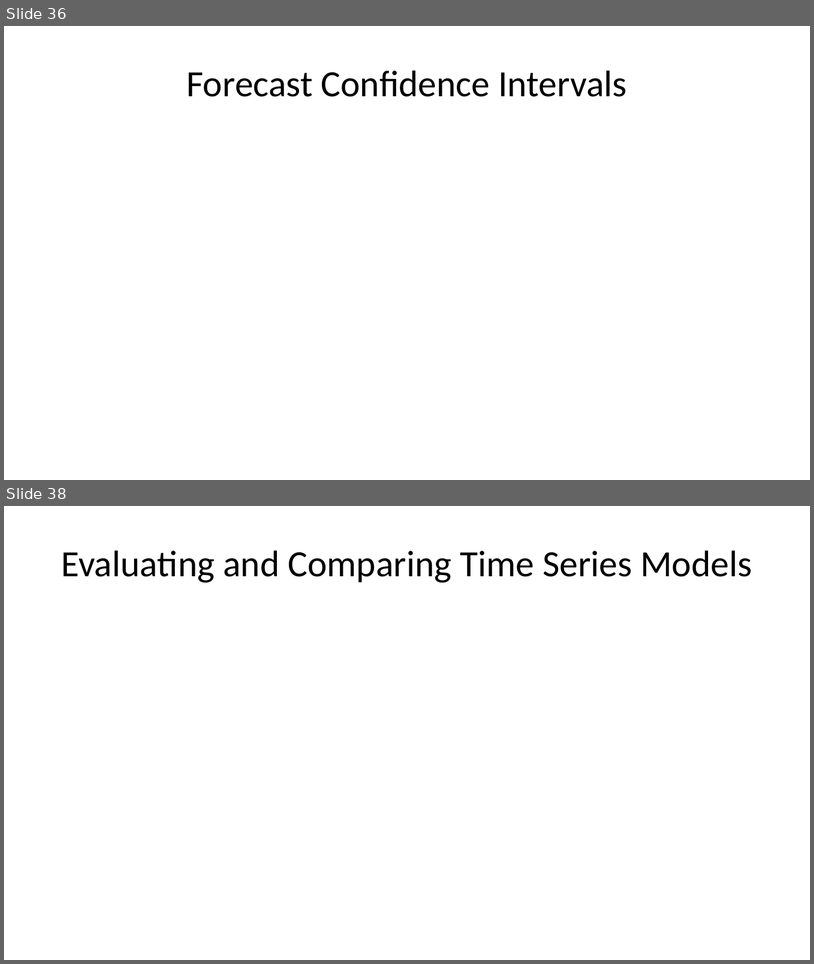
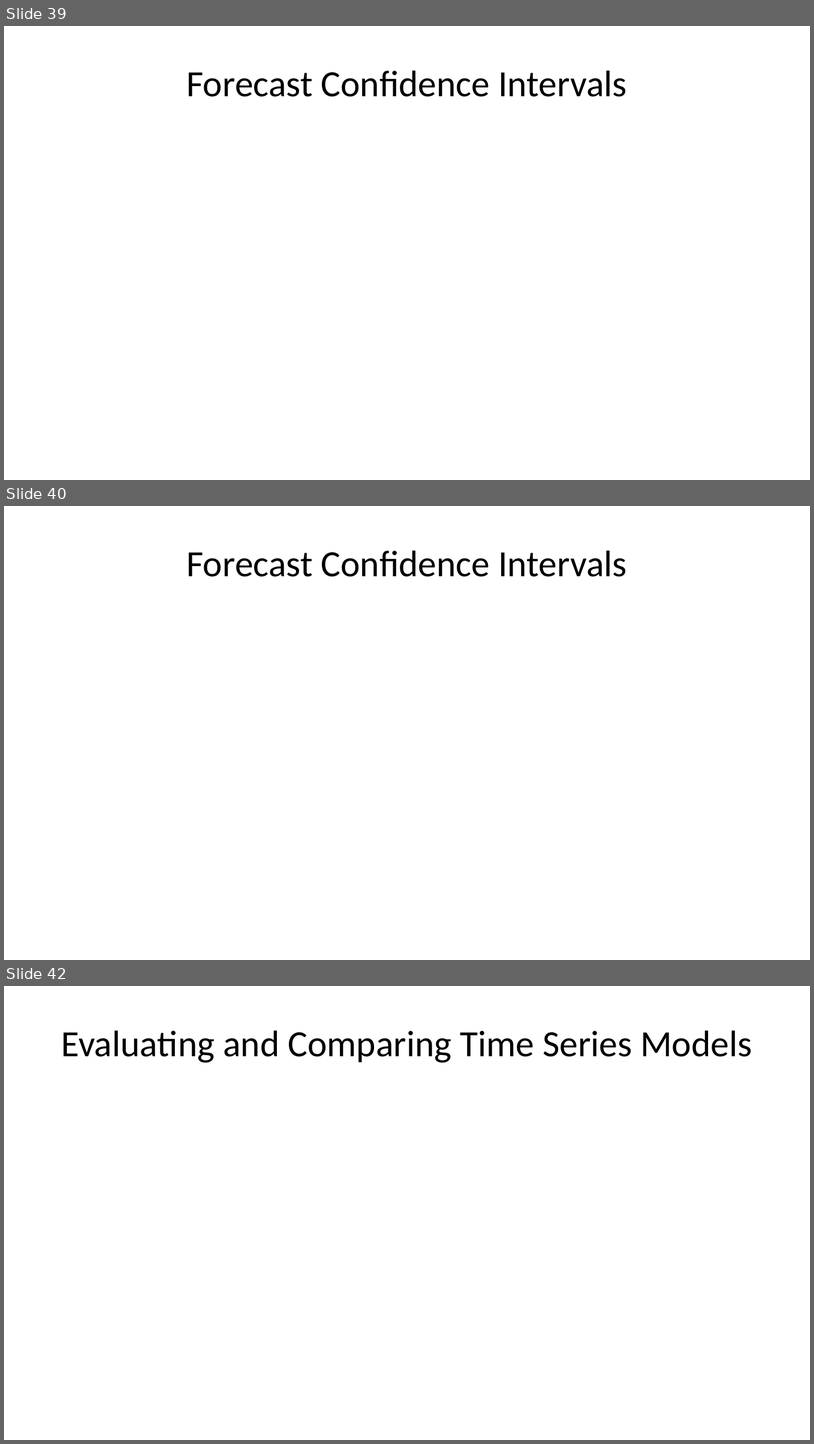
Before and after one commit to StephenElston/CSCI-E-83, a slide deck: LectureSlides/12_IntroductionToTimeSeriesForecasting.pptx. Shown one above the other, each under a label of ours: slides 36 and 38 before the commit, slides 39, 40 and 42 after it; the slides between them are not shown. The pictures are 814x964 and 814x1444 pixels, drawn with LibreOffice and Linux fonts; fonts in the diff are those of the drawing; grey boxes stand for pictures. Boxes give left, top, right and bottom in pixels: in the first picture for what was removed or moved away, otherwise in the second. Text is boxed around its words. In the diff, an @@ line names an element or a change of style, - is before the commit and + after.

```diff
--- a/LectureSlides/12_IntroductionToTimeSeriesForecasting.pptx
+++ b/LectureSlides/12_IntroductionToTimeSeriesForecasting.pptx
@@ slide 40 added at bbox=[4, 506, 810, 960], background #FFFFFF @@
@@ title added at bbox=[187, 550, 627, 577], 33 pt, text #000000 @@
+Forecast Confidence Intervals
@@ what was slide 36 is now slide 39 @@
@@ what was slide 38 is now slide 42 @@
```
Also in this commit, not shown: 7 slides changed, 12 other slides added, 5 slides removed.
